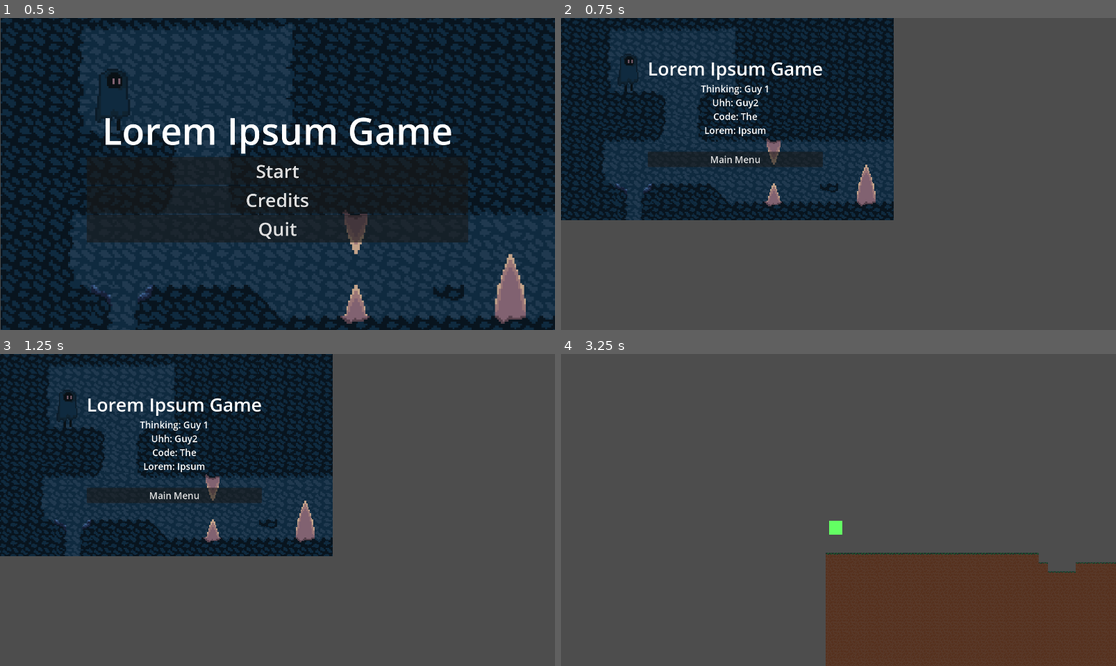
Above: before the commit, frames 1-4 (two rows, left to right).
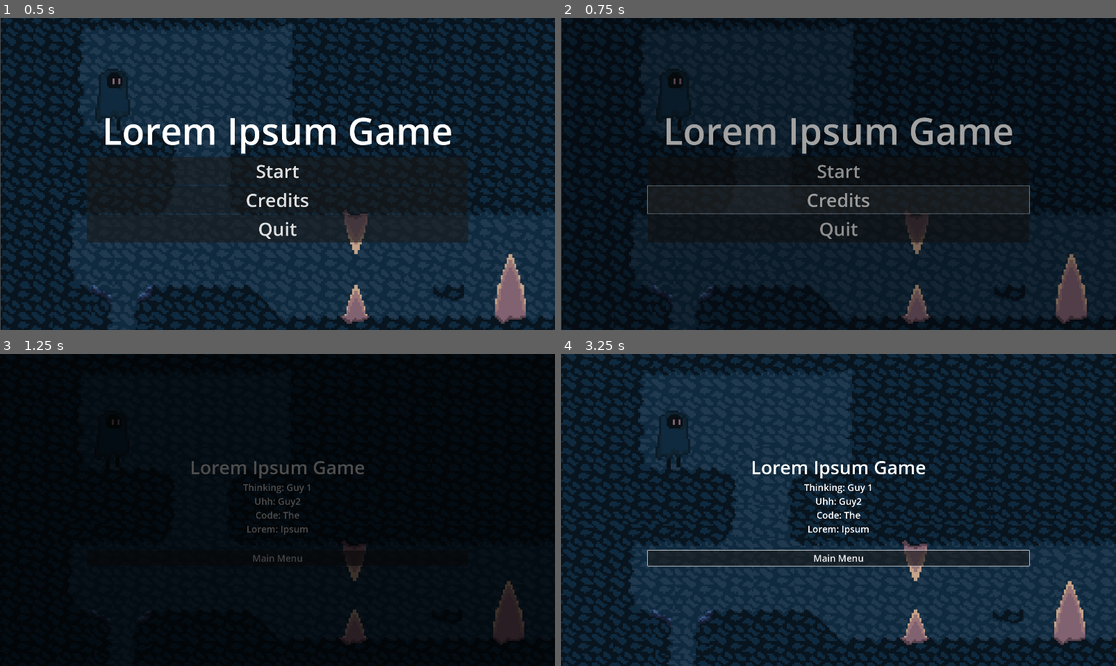
Above: after the commit, the same moments.

Repository: Sukarth/Hackclub-Jumpstart-Game
Game: Godot game, scene res://main_menu.tscn
The game is run twice, just before and just after one commit, with the same random seed, the same clock (stepped at 60 frames per second) and the same inputs.
Inputs (mouse positions are in pixels of both pictures, inside the frame that each line leads up to):
- Up to frame 1 (0.5 s): no input
- Up to frame 2 (0.75 s): click "Credits" at 0.5 s
- Up to frame 3 (1.25 s): no input
- Up to frame 4 (3.25 s): click "Main Menu" at 1.25 s; click (838, 506) at 2 s, where only the run before the commit has a clickable "Start"; click (838, 506) at 2.75 s, where only the run before the commit has a clickable "Start"

Frame 1 is identical in both runs. In frame 2, 77% of the frame differs, in the area x 0-100%, y 0-100%; in frame 3, 87%; in frame 4, 100%.

Commit message:
scene transitions

Diff:
--- a/credits.tscn
+++ b/credits.tscn
@@ -54,20 +54,26 @@
 
 [node name="TextureRect" type="TextureRect" parent="."]
 texture_filter = 1
-layout_mode = 0
-offset_top = -4.0
-offset_right = 288.0
-offset_bottom = 172.0
-scale = Vector2(4, 4)
+layout_mode = 1
+anchors_preset = 15
+anchor_right = 1.0
+anchor_bottom = 1.0
+grow_horizontal = 2
+grow_vertical = 2
 texture = ExtResource("2_g4wvt")
 
 [node name="MarginContainer" type="MarginContainer" parent="."]
-layout_mode = 0
-offset_right = 1206.0
-offset_bottom = 647.0
+layout_mode = 1
+anchors_preset = 15
+anchor_right = 1.0
+anchor_bottom = 1.0
+grow_horizontal = 2
+grow_vertical = 2
 mouse_filter = 2
 theme_override_constants/margin_left = 300
+theme_override_constants/margin_top = 50
 theme_override_constants/margin_right = 300
+theme_override_constants/margin_bottom = 50
 
 [node name="VBoxContainer" type="VBoxContainer" parent="MarginContainer"]
 layout_mode = 2
@@ -99,11 +105,12 @@
 
 [node name="FadeBox" type="ColorRect" parent="."]
 z_index = 2
-layout_mode = 0
-offset_left = -2.0
-offset_top = 2.0
-offset_right = 1150.0
-offset_bottom = 650.0
+layout_mode = 1
+anchors_preset = 15
+anchor_right = 1.0
+anchor_bottom = 1.0
+grow_horizontal = 2
+grow_vertical = 2
 mouse_filter = 2
 color = Color(0, 0, 0, 0)
 
--- /dev/null
+++ b/levels/chaos_theory/chaos.tscn
@@ -0,0 +1,21 @@
+[gd_scene load_steps=4 format=3 uid="uid://d212hjxex2btd"]
+
+[ext_resource type="PackedScene" uid="uid://ccuespvssreem" path="res://player/player.tscn" id="1_iomyg"]
+[ext_resource type="TileSet" uid="uid://bxhdhpgj504xn" path="res://main_tileset.tres" id="2_s6xf7"]
+[ext_resource type="PackedScene" uid="uid://dkpf7u1wwylm1" path="res://ui/SacrificeChoice.tscn" id="3_w0yxf"]
+
+[node name="LevelTemplate" type="Node2D"]
+
+[node name="Player" parent="." instance=ExtResource("1_iomyg")]
+
+[node name="Camera2D" type="Camera2D" parent="Player"]
+
+[node name="TileMap" type="TileMap" parent="."]
+tile_set = ExtResource("2_s6xf7")
+format = 2
+
+[node name="SacrificeTriggers" type="Node2D" parent="."]
+
+[node name="UI" type="CanvasLayer" parent="."]
+
+[node name="SacrificeChoice" parent="UI" instance=ExtResource("3_w0yxf")]
--- a/project.godot
+++ b/project.godot
@@ -20,12 +20,12 @@
 GameManager="*res://scripts/GameManager.gd"
 CheckpointManager="*res://scripts/CheckpointManager.gd"
 PauseManager="*res://scripts/PauseManager.gd"
+TransitionManager="*res://scripts/TransitionManager.gd"
 
 [display]
 
 window/size/viewport_width=1920
 window/size/viewport_height=1080
-
 
 [editor]
 
--- a/scripts/Credits.gd
+++ b/scripts/Credits.gd
@@ -16,20 +16,11 @@
 
 	# Small delay for audio feedback
 	await get_tree().create_timer(0.1).timeout
-	change_scene_safely(MAIN_MENU_PATH)
+	await TransitionManager.transition_to_scene(MAIN_MENU_PATH, "")
 
 func _input(event):
 	"""Handle keyboard input"""
 	if event.is_action_pressed("ui_cancel") or event.is_action_pressed("jump"):
 		_on_back_button_pressed()
 
-func change_scene_safely(scene_path: String):
-	"""Safely change to a new scene with error handling"""
-	if not ResourceLoader.exists(scene_path):
-		print("❌ Scene file not found: ", scene_path)
-		return
-
-	print("🎬 Changing to scene: ", scene_path)
-	var error = get_tree().change_scene_to_file(scene_path)
-	if error != OK:
-		print("❌ Failed to change scene: ", error)
+# Scene transitions now handled by TransitionManager with fade effects
--- a/scripts/LevelExit.gd
+++ b/scripts/LevelExit.gd
@@ -41,8 +41,8 @@
 	await get_tree().create_timer(1.0).timeout
 
 	if next_level_path != "":
-		# Load next level
-		get_tree().change_scene_to_file(next_level_path)
+		# Load next level with fade transition
+		await TransitionManager.transition_to_scene(next_level_path, "Loading Next Level...")
 	else:
 		# No next level - game complete or return to menu
 		print("🏆 Game Complete!")
@@ -86,11 +86,8 @@
 
 func handle_game_complete():
 	"""Handle when all levels are complete"""
-	# Return to main menu or show credits
-	if FileAccess.file_exists("res://MainMenu.tscn"):
-		get_tree().change_scene_to_file("res://main_menu.tscn")
-	else:
-		get_tree().change_scene_to_file("res://main_menu.tscn")
+	# Return to main menu with fade transition
+	await TransitionManager.transition_to_scene("res://main_menu.tscn", "")
 
 # Call this when sacrifices are made to recheck availability
 func recheck_exit_availability():
--- a/scripts/MainMenu.gd
+++ b/scripts/MainMenu.gd
@@ -25,12 +25,11 @@
 		start_game()
 
 func _on_credits_button_pressed():
-	"""Go to credits scene"""
+	"""Show credits screen"""
 	print("📜 Opening credits...")
 	if $AudioStreamPlayer:
 		$AudioStreamPlayer.play()
-
-	change_scene_safely(CREDITS_PATH)
+	await TransitionManager.transition_to_scene(CREDITS_PATH, "")
 
 func _on_quit_pressed():
 	"""Quit the game"""
@@ -57,20 +56,9 @@
 
 func start_game():
 	"""Start the first level"""
-	change_scene_safely(FIRST_LEVEL_PATH)
+	await TransitionManager.transition_to_scene(FIRST_LEVEL_PATH, "")
 
-func change_scene_safely(scene_path: String):
-	"""Safely change to a new scene with error handling"""
-	if not ResourceLoader.exists(scene_path):
-		print("❌ Scene file not found: ", scene_path)
-		show_error_message("Scene file not found: " + scene_path)
-		return
-
-	print("🎬 Changing to scene: ", scene_path)
-	var error = get_tree().change_scene_to_file(scene_path)
-	if error != OK:
-		print("❌ Failed to change scene: ", error)
-		show_error_message("Failed to load scene")
+# Scene transitions now handled by TransitionManager with fade effects
 
 func show_error_message(message: String):
 	"""Show error message to player"""
--- a/scripts/PauseManager.gd
+++ b/scripts/PauseManager.gd
@@ -92,22 +92,14 @@
 	print("🏠 Returning to main menu...")
 	get_tree().paused = false # Unpause before changing scene
 	remove_pause_menu()
-	change_scene_safely(MAIN_MENU_PATH)
+	await TransitionManager.transition_to_scene(MAIN_MENU_PATH, "")
 
 func _on_quit_requested():
 	"""Handle quit button press"""
 	print("👋 Quitting game...")
 	get_tree().quit()
 
-func change_scene_safely(scene_path: String):
-	"""Safely change to a new scene"""
-	if not ResourceLoader.exists(scene_path):
-		print("❌ Scene file not found: ", scene_path)
-		return
-
-	var error = get_tree().change_scene_to_file(scene_path)
-	if error != OK:
-		print("❌ Failed to change scene: ", error)
+# Scene transitions now handled by TransitionManager
 
 # Scene detection - disable pause in menu scenes
 func _on_scene_changed():
--- a/scripts/SceneManager.gd
+++ b/scripts/SceneManager.gd
@@ -71,18 +71,16 @@
 	is_transitioning = true
 	scene_transition_started.emit(scene_path)
 
-	# TODO: Add fade out effect
-	print("🌅 Transitioning to: ", scene_path)
+	# Use TransitionManager for fade effects
+	var success = await TransitionManager.transition_to_scene(scene_path, "")
 
-	# Load the scene
-	var result = get_tree().change_scene_to_file(scene_path)
-	if result == OK:
+	if success:
 		print("✅ Scene loaded successfully")
-		is_transitioning = false
 		scene_transition_completed.emit(scene_path)
 	else:
 		print("❌ Failed to load scene: ", scene_path)
-		is_transitioning = false
+
+	is_transitioning = false
 
 # Create basic level directory structure
 func create_level_directories():
--- /dev/null
+++ b/scripts/TransitionManager.gd
@@ -0,0 +1,115 @@
+# TransitionManager.gd - Global scene transition with fade effects
+extends CanvasLayer
+
+# Fade settings
+var fade_duration: float = 0.5
+var is_transitioning: bool = false
+
+# UI elements
+var fade_rect: ColorRect
+var transition_label: Label
+
+func _ready():
+	# Set high layer to appear above everything
+	layer = 1000
+	process_mode = Node.PROCESS_MODE_ALWAYS
+
+	# Create fade overlay
+	create_fade_overlay()
+	print("🎬 TransitionManager ready")
+
+func create_fade_overlay():
+	"""Create the black fade overlay"""
+	# Create ColorRect for fading
+	fade_rect = ColorRect.new()
+	fade_rect.color = Color.BLACK
+	fade_rect.size = get_viewport().get_visible_rect().size
+	fade_rect.anchors_preset = Control.PRESET_FULL_RECT
+	fade_rect.mouse_filter = Control.MOUSE_FILTER_IGNORE
+	fade_rect.modulate.a = 0.0  # Start transparent
+	add_child(fade_rect)
+
+	# Create optional transition label
+	transition_label = Label.new()
+	transition_label.text = ""
+	transition_label.horizontal_alignment = HORIZONTAL_ALIGNMENT_CENTER
+	transition_label.vertical_alignment = VERTICAL_ALIGNMENT_CENTER
+	transition_label.anchors_preset = Control.PRESET_FULL_RECT
+	transition_label.add_theme_color_override("font_color", Color.WHITE)
+	transition_label.modulate.a = 0.0
+	add_child(transition_label)
+
+	# Handle viewport size changes
+	get_viewport().size_changed.connect(_on_viewport_size_changed)
+
+func _on_viewport_size_changed():
+	"""Update fade overlay size when viewport changes"""
+	if fade_rect:
+		fade_rect.size = get_viewport().get_visible_rect().size
+
+func transition_to_scene(scene_path: String, transition_text: String = ""):
+	"""Transition to a new scene with fade effect"""
+	if is_transitioning:
+		print("⚠️ Transition already in progress")
+		return false
+
+	is_transitioning = true
+	print("🌅 Starting transition to: ", scene_path)
+
+	# Set transition text if provided
+	if transition_text != "":
+		transition_label.text = transition_text
+
+	# Fade out
+	await fade_out()
+
+	# Load new scene
+	var error = get_tree().change_scene_to_file(scene_path)
+	if error != OK:
+		print("❌ Failed to load scene: ", scene_path, " Error: ", error)
+		is_transitioning = false
+		await fade_in()
+		return false
+
+	# Small delay to ensure scene is loaded
+	await get_tree().process_frame
+	await get_tree().process_frame
+
+	# Fade in
+	await fade_in()
+
+	# Clear transition text
+	transition_label.text = ""
+	is_transitioning = false
+	print("✅ Transition completed to: ", scene_path)
+	return true
+
+func fade_out():
+	"""Fade out to black"""
+	var tween = create_tween()
+	tween.parallel().tween_property(fade_rect, "modulate:a", 1.0, fade_duration)
+	if transition_label.text != "":
+		tween.parallel().tween_property(transition_label, "modulate:a", 1.0, fade_duration)
+	await tween.finished
+
+func fade_in():
+	"""Fade in from black"""
+	var tween = create_tween()
+	tween.parallel().tween_property(fade_rect, "modulate:a", 0.0, fade_duration)
+	tween.parallel().tween_property(transition_label, "modulate:a", 0.0, fade_duration)
+	await tween.finished
+
+func quick_fade_in():
+	"""Quick fade in for scene start"""
+	fade_rect.modulate.a = 1.0
+	var tween = create_tween()
+	tween.tween_property(fade_rect, "modulate:a", 0.0, fade_duration * 0.5)
+	await tween.finished
+
+func set_fade_duration(duration: float):
+	"""Set custom fade duration"""
+	fade_duration = duration
+
+func is_faded_out() -> bool:
+	"""Check if currently faded out"""
+	return fade_rect.modulate.a >= 1.0
Not shown: 1 places in credits.tscn that only renumber resources
Not shown, added: scripts/TransitionManager.gd.uid
